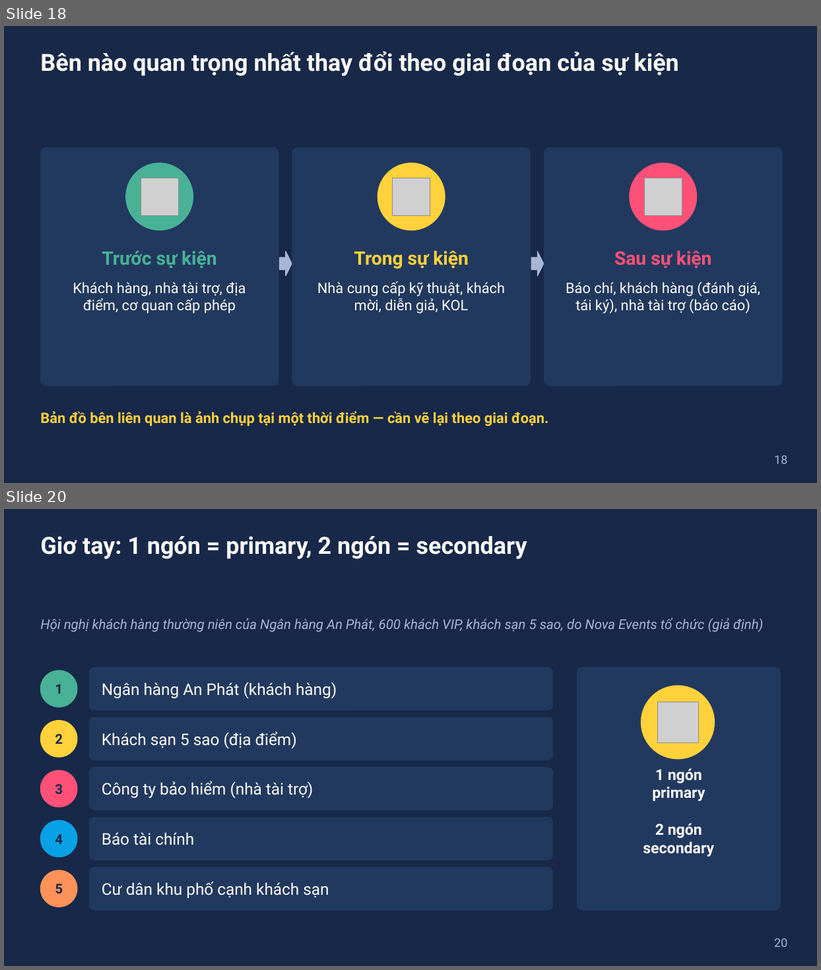
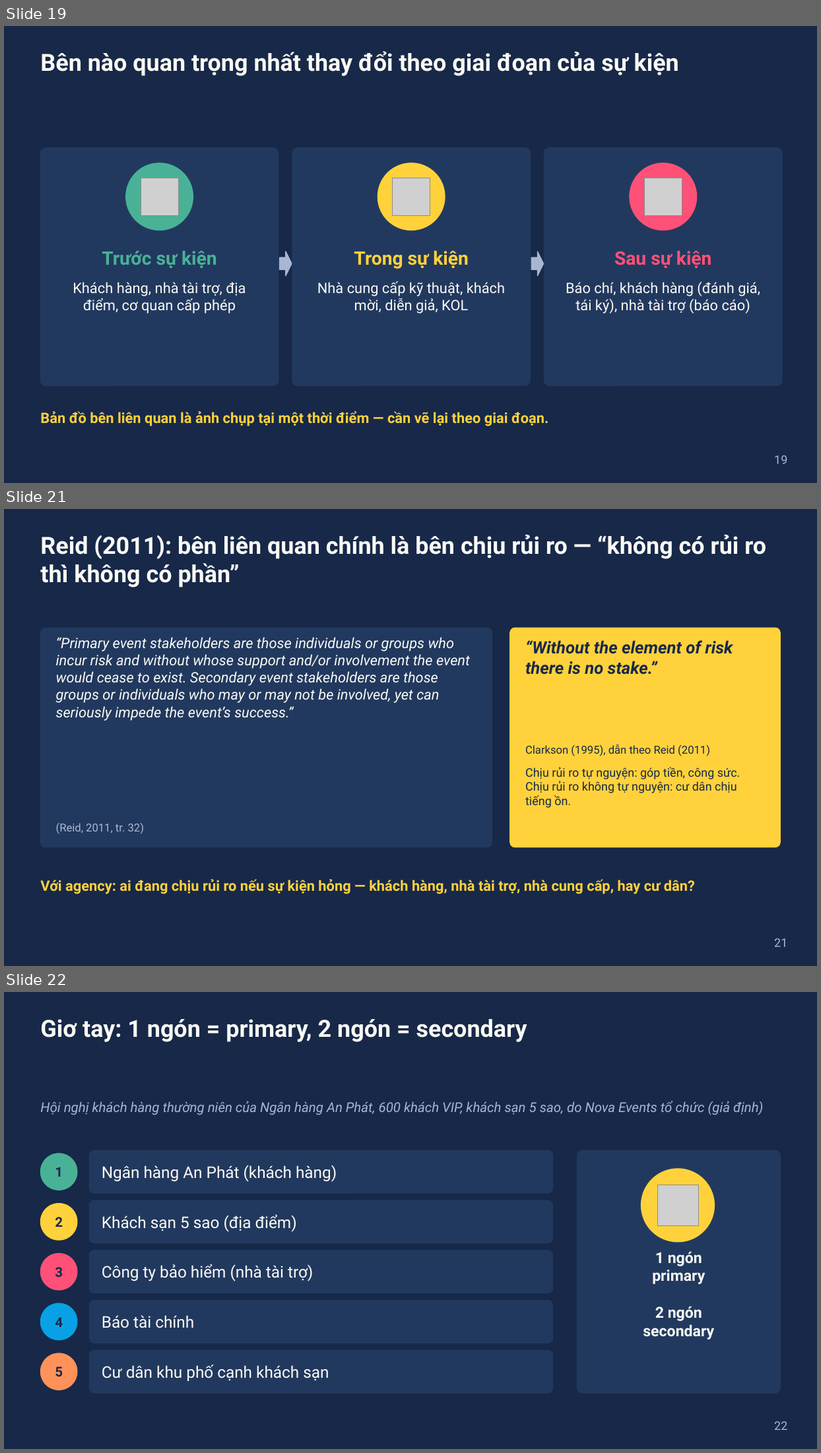
Before and after one commit to dnbaoquyen/teaching-skills, a slide deck: courses/EVM1110E/slides/W01_slides.pptx. Shown one above the other, each under a label of ours: slides 18 and 20 before the commit, slides 19, 21 and 22 after it; the slides between them are not shown. The pictures are 821x970 and 821x1453 pixels, drawn with LibreOffice and Linux fonts; fonts in the diff are those of the drawing; grey boxes stand for pictures. Boxes give left, top, right and bottom in pixels: in the first picture for what was removed or moved away, otherwise in the second. Text is boxed around its words. In the diff, an @@ line names an element or a change of style, - is before the commit and + after.

```diff
--- a/courses/EVM1110E/slides/W01_slides.pptx
+++ b/courses/EVM1110E/slides/W01_slides.pptx
@@ slide 21 added at bbox=[4, 509, 817, 966], background #172849 @@
@@ text added at bbox=[40, 534, 766, 588], 28 pt, text #FBFAF4, bold @@
+Reid (2011): bên liên quan chính là bên chịu rủi ro — “không có rủi ro thì không có phần”
@@ rounded rectangle added at bbox=[40, 628, 492, 848], fill #22395F, outline #22395F 1 pt @@
@@ text added at bbox=[56, 637, 470, 721], 17 pt, text #FBFAF4, italic @@
+“Primary event stakeholders are those individuals or groups who incur risk and without whose support and/or involvement the event would cease to exist. Secondary event stakeholders are those groups or individuals who may or may not be involved, yet can seriously impede the event’s success.”
@@ rounded rectangle added at bbox=[510, 628, 781, 848], fill #FFD23B, outline #FFD23B 1 pt @@
@@ text added at bbox=[525, 640, 733, 675], 20 pt, text #172849, bold, italic @@
+“Without the element of risk there is no stake.”
@@ text added at bbox=[525, 745, 710, 757], 13 pt, text #172849 @@
+Clarkson (1995), dẫn theo Reid (2011)
@@ text added at bbox=[525, 767, 741, 808], 14 pt, text #172849 @@
+Chịu rủi ro tự nguyện: góp tiền, công sức. Chịu rủi ro không tự nguyện: cư dân chịu tiếng ồn.
@@ text added at bbox=[56, 823, 145, 834], 13 pt, text #A9B6D3 @@
+(Reid, 2011, tr. 32)
@@ text added at bbox=[40, 879, 695, 894], 17 pt, text #FFD23B, bold @@
+Với agency: ai đang chịu rủi ro nếu sự kiện hỏng — khách hàng, nhà tài trợ, nhà cung cấp, hay cư dân?
@@ page number added at bbox=[774, 939, 787, 947], 14 pt, text #A9B6D3 @@
+21
@@ what was slide 18 is now slide 19 @@
@@ page number at bbox=[774, 456, 787, 464]: text changed @@
-18
+19
@@ what was slide 20 is now slide 22 @@
@@ page number at bbox=[774, 1422, 787, 1430]: text changed @@
-20
+22
```
Also in this commit, not shown: 2 slides changed, 2 other slides added, 15 other files.
